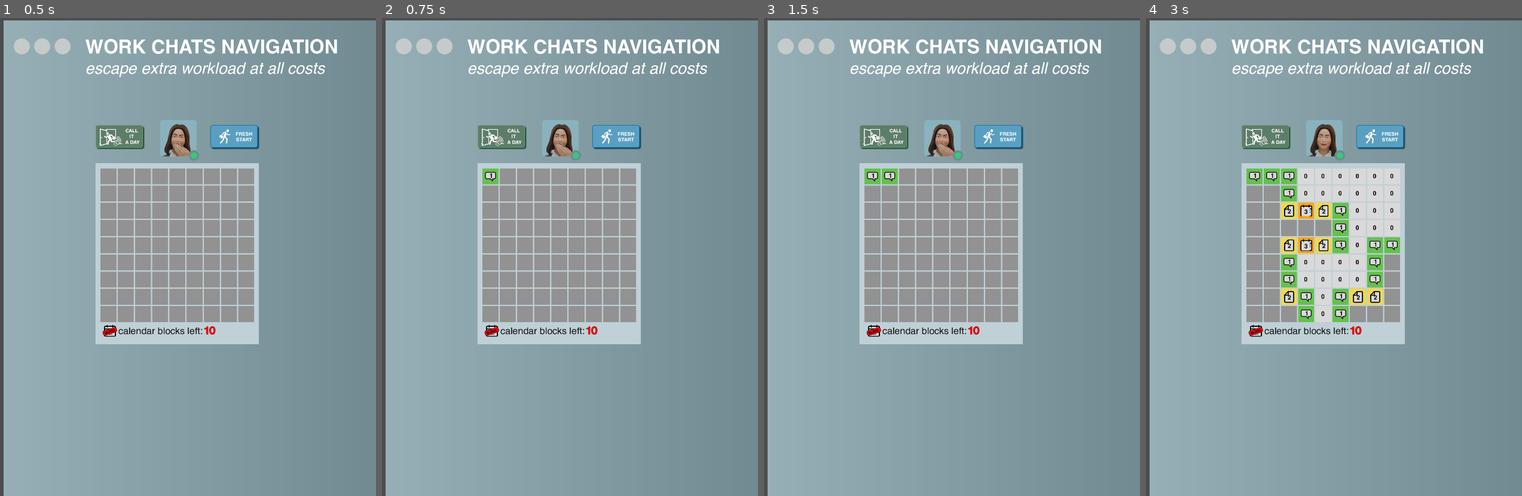
Above: before the commit, frames 1-4 (left to right).
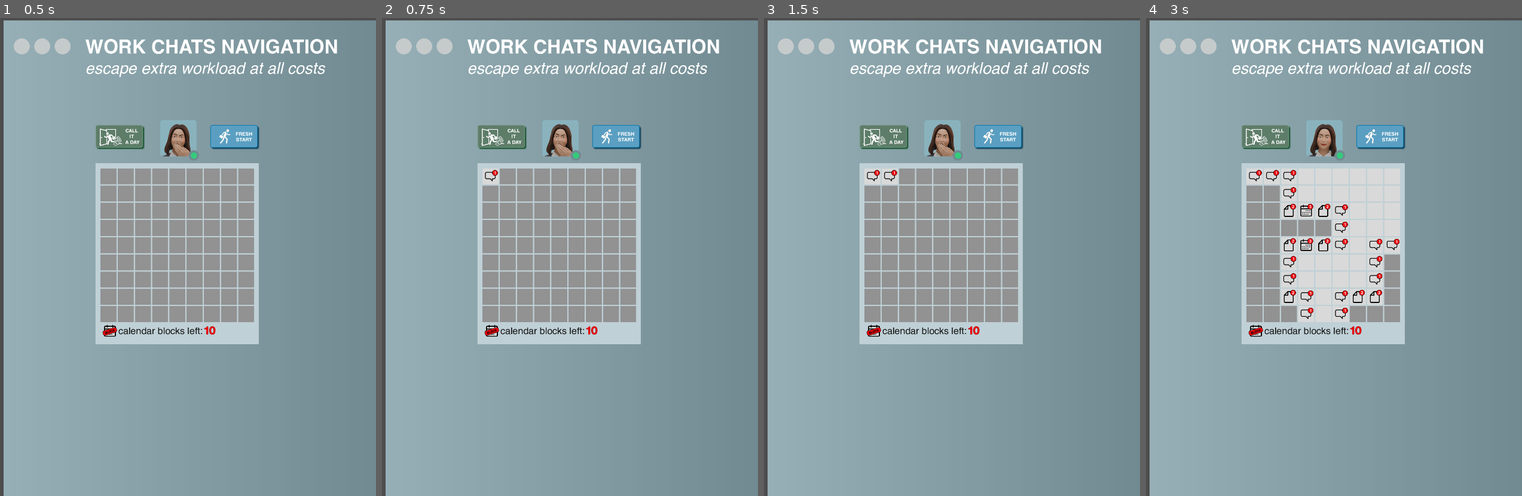
Above: after the commit, the same moments.

Repository: grkovalev/office-game
Game: Godot game, scene res://minesweeper.tscn
The game is run twice, just before and just after one commit, with the same random seed, the same clock (stepped at 60 frames per second) and the same inputs. This scene is started directly instead of the project's main scene.
Inputs (mouse positions are in pixels of both pictures, inside the frame that each line leads up to):
- Up to frame 1 (0.5 s): no input
- Up to frame 2 (0.75 s): click (491, 175) at 0.52 s
- Up to frame 3 (1.5 s): click (888, 175) at 1.27 s
- Up to frame 4 (3 s): click (1288, 175) at 2.02 s; click (1307, 175) at 2.77 s

Frame 1 is identical in both runs. In frame 2, 0.1% of the frame differs, in the area x 26-32%, y 31-35%; in frame 3, 0.2%; in frame 4, 3.2%, in the area x 26-68%, y 31-64%.

Commit message:
icons redisign
changed atlas for icons

Diff:
--- a/minesweeper.gd
+++ b/minesweeper.gd
@@ -100,7 +100,7 @@
 		number_calblocks.text = str(max_flags - board.flags)
 	state.open = true
 	if state.has_mine:
-		btn.set_tile(7)
+		btn.set_tile(8)
 		_game_over()
 		number_calblocks.text = str(max_flags - board.flags)
 		return
@@ -129,7 +129,7 @@
 				continue
 			var btn = buttons[Vector2i(c,r)]
 			if cell.has_mine:
-				btn.set_tile(7)
+				btn.set_tile(8)
 	avaAnim.play("lost")
 	gg = true
 	emit_signal("game_over_signal")
--- a/tile_template.gd
+++ b/tile_template.gd
@@ -2,7 +2,7 @@
 
 @export var atlas: Texture2D
 @export var tile_size: Vector2 = Vector2(50,50)
-@export var num_tiles_in_row: int = 9  # adjust depending on your atlas layout
+@export var num_tiles_in_row: int = 2  # adjust depending on your atlas layout
 
 func _ready():
 	# Set initial tile (Hidden)
--- a/tilebutton.gd
+++ b/tilebutton.gd
@@ -6,8 +6,8 @@
 var row_index: int
 
 @export var tile_size := Vector2i(50, 50)
-@export var atlas_columns := 3
-@export var max_tiles := 9
+@export var atlas_columns := 2
+@export var max_tiles := 10
 
 
 
Binary file changed: minesweeper_atlas.png
